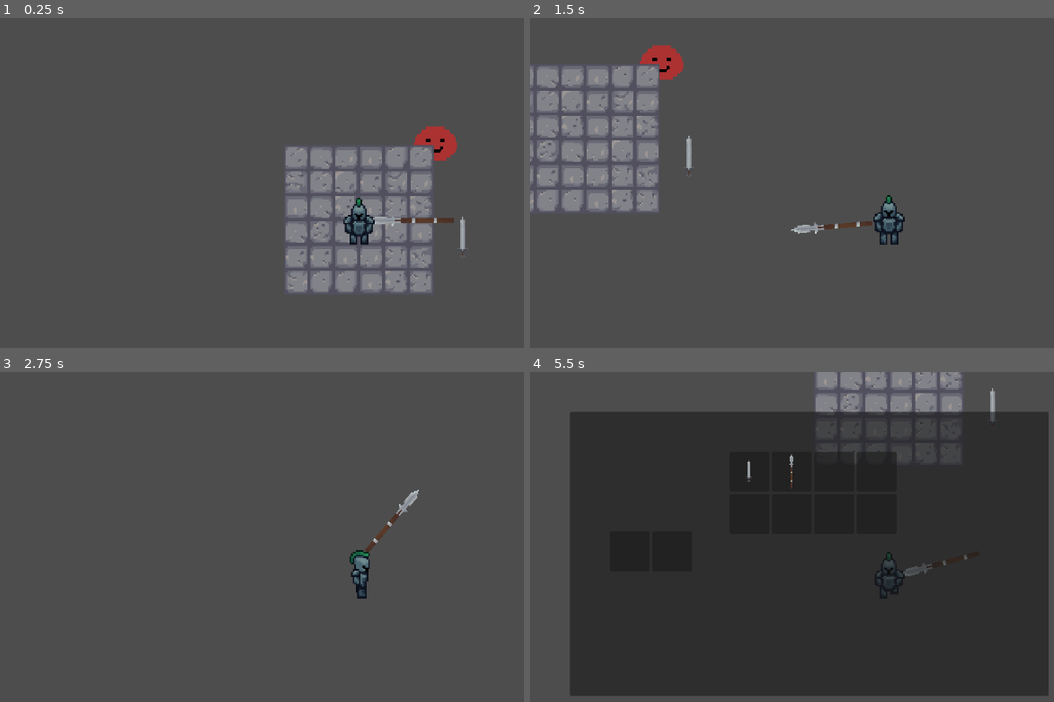
Above: before the commit, frames 1-4 (two rows, left to right).
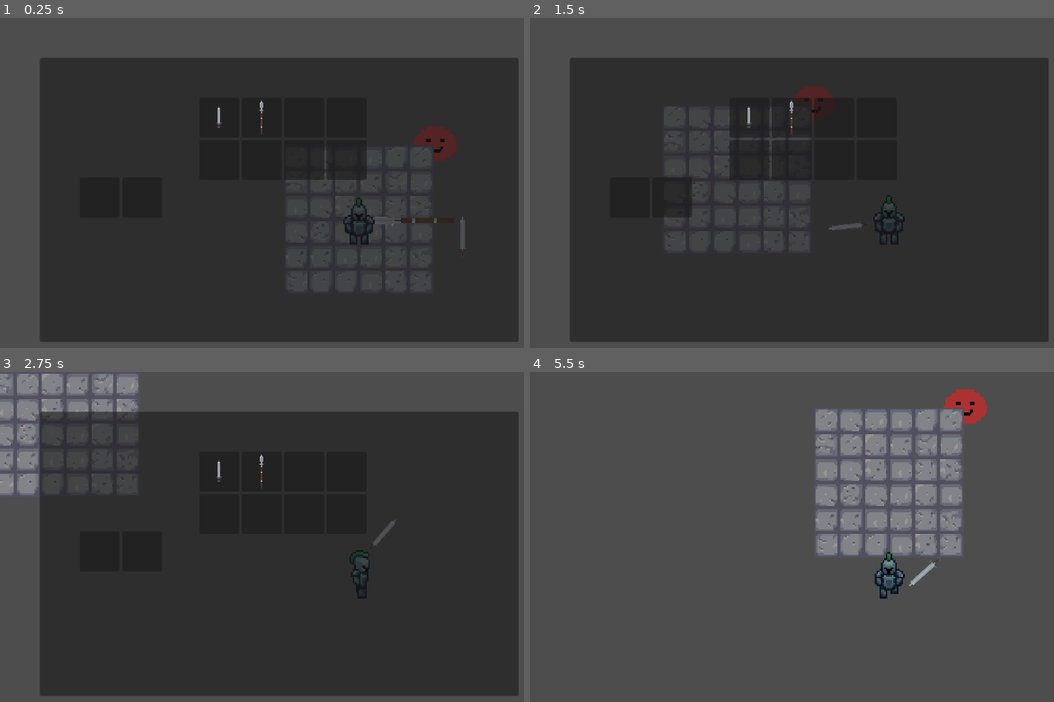
Above: after the commit, the same moments.

Repository: DyslexicWolf/HackNSlashing
Game: Godot game, scene res://Scenes/Game.tscn
Two runs of this game, one before a commit and one after it. Both use one fixed random seed, a clock stepped at 60 frames per second and the inputs below.
Inputs (mouse positions are in pixels of both pictures, inside the frame that each line leads up to):
- Up to frame 1 (0.25 s): no input
- Up to frame 2 (1.5 s): tap Enter at 0.5 s; move the mouse to (1048, 199) at 0.52 s; press the mouse at (1048, 199) at 0.53 s; hold D (move_right) 0.53-1.28 s; tap E (pickup) at 1.25 s; move the mouse to (744, 239) at 1.27 s; release the mouse at (744, 239) at 1.28 s; hold S (move_down) from 1.28 s (still down); click (744, 239) at 1.35 s
- Up to frame 3 (2.75 s): move the mouse to (429, 484) at 2.02 s; release S (move_down) at 2.03 s; hold D (move_right) from 2.03 s (still down); hold E (pickup) from 2.03 s (still down); click (429, 484) at 2.3 s
- Up to frame 4 (5.5 s): move the mouse to (854, 655) at 2.77 s; release D (move_right) at 2.78 s; release E (pickup) at 2.78 s; hold W (move_up) 2.78-3.53 s; click (854, 655) at 2.85 s; move the mouse to (outside the picture) at 3.52 s; press the mouse at (outside the picture) at 3.53 s; hold A (move_left) 3.53-5.03 s; tap I (inventory_menu) at 4.15 s; move the mouse to (671, 513) at 4.27 s; release the mouse at (671, 513) at 4.28 s; tap E (pickup) at 4.35 s; click (671, 513) at 4.55 s; move the mouse to (923, 573) at 5.02 s; press the mouse at (923, 573) at 5.03 s; hold S (move_down) from 5.03 s (still down)

The runs differ from the first frame. In frame 1, 78% of the frame differs, in the area x 7-99%, y 12-99%; in frame 2, 74%; in frame 3, 78%; in frame 4, 81%, in the area x 7-99%, y 0-99%.

Commit message:
Work in progress

Diff:
--- a/hacknslashing/Resources/ResourceBlueprints/WeaponResource.gd
+++ b/hacknslashing/Resources/ResourceBlueprints/WeaponResource.gd
@@ -9,11 +9,11 @@
 @export var attack_animation : String
 @export var animation_texture : Texture2D
 @export var idle_animation_speed : float
+#we use the attack animation speed for our attackspeed calculations
 @export var attack_animation_speed : float
 @export var base_damage : int
+@export var base_elemental_damage : int
 @export var damage_type : DamageType
-@export var base_attack_speed : float
-@export var base_elemental_damage : int
 @export var base_crit_chance : float
 
 #call this like you would call a function where you have a weapon resource variable
--- a/hacknslashing/Resources/SpearResource.tres
+++ b/hacknslashing/Resources/SpearResource.tres
@@ -12,11 +12,10 @@
 attack_animation = "Spear_attack_animation"
 animation_texture = ExtResource("2_kg2yn")
 idle_animation_speed = 1.5
-attack_animation_speed = 2.5
+attack_animation_speed = 3.0
 base_damage = 2
+base_elemental_damage = 0
 damage_type = 0
-base_attack_speed = 0.5
-base_elemental_damage = 0
 base_crit_chance = 1.8
 type = 1
 name = "Spear"
--- a/hacknslashing/Resources/SwordResource.tres
+++ b/hacknslashing/Resources/SwordResource.tres
@@ -14,8 +14,9 @@
 idle_animation_speed = 1.5
 attack_animation_speed = 2.5
 base_damage = 3
-base_attack_speed = 0.75
-base_elemental_damage = null
+base_elemental_damage = 0
+damage_type = 0
+base_attack_speed = 2.5
 base_crit_chance = 1.6
 type = 1
 name = "Sword"
--- a/hacknslashing/Scenes/Game.tscn
+++ b/hacknslashing/Scenes/Game.tscn
@@ -56,3 +56,4 @@
 pickResource = ExtResource("6_7lihs")
 
 [node name="Inventory" parent="." instance=ExtResource("7_1l0tm")]
+visible = false
--- a/hacknslashing/Scenes/Player.tscn
+++ b/hacknslashing/Scenes/Player.tscn
@@ -372,13 +372,12 @@
 
 [node name="WeaponHitBox" type="Area2D" parent="."]
 collision_mask = 2
-monitoring = false
-monitorable = false
 script = ExtResource("6_f1ek2")
 metadata/_custom_type_script = "uid://fkv3qen78uqk"
 
 [node name="CollisionPolygon2D" type="CollisionPolygon2D" parent="WeaponHitBox"]
 polygon = PackedVector2Array(3, -4, 3, -32, -4, -32, -4, -4)
+disabled = true
 
 [node name="WeaponAnimationPlayer" type="AnimationPlayer" parent="."]
 libraries = {
@@ -403,13 +402,13 @@
 [node name="HealthManager" type="Node2D" parent="."]
 script = ExtResource("2_fkybt")
 
-[node name="StatManager" type="Node2D" parent="."]
-script = ExtResource("5_7dp3o")
-
 [node name="WeaponManager" type="Node2D" parent="."]
 script = ExtResource("5_fkybt")
 equipped_weapon_data = ExtResource("14_7dp3o")
 metadata/_custom_type_script = "uid://blderps2wltnx"
+
+[node name="StatManager" type="Node2D" parent="."]
+script = ExtResource("5_7dp3o")
 
 [node name="PickupManager" type="Node2D" parent="."]
 script = ExtResource("12_ukyrk")
@@ -419,7 +418,9 @@
 [connection signal="area_exited" from="PickupHitBox" to="PickupManager" method="_on_pickup_hit_box_area_exited"]
 [connection signal="health_changed" from="HealthManager" to="." method="_on_health_changed"]
 [connection signal="health_depleted" from="HealthManager" to="." method="_on_health_depleted"]
+[connection signal="armor_changed" from="StatManager" to="HealthManager" method="_on_armor_changed"]
 [connection signal="attack_speed_changed" from="StatManager" to="WeaponManager" method="_on_attack_speed_changed"]
+[connection signal="constitution_changed" from="StatManager" to="HealthManager" method="_on_constitution_changed"]
 [connection signal="crit_chance_changed" from="StatManager" to="WeaponManager" method="_on_crit_chance_changed"]
 [connection signal="intelligence_changed" from="StatManager" to="WeaponManager" method="_on_intelligence_changed"]
 [connection signal="movement_speed_changed" from="StatManager" to="." method="_on_movement_speed_changed"]
--- a/hacknslashing/Scenes/inventory.tscn
+++ b/hacknslashing/Scenes/inventory.tscn
@@ -7,7 +7,6 @@
 [node name="Inventory" type="Node2D"]
 
 [node name="GUI" type="CanvasLayer" parent="."]
-visible = false
 script = ExtResource("1_wdn4f")
 
 [node name="Panel" type="Panel" parent="GUI"]
--- a/hacknslashing/Scripts/BaseClasses/Hitbox.gd
+++ b/hacknslashing/Scripts/BaseClasses/Hitbox.gd
@@ -1,18 +1,25 @@
+extends Area2D
 class_name HitBox
-extends Area2D
 
 enum DamageType {PHYSICAL, ELEMENTAL}
 var damage: int : set = set_damage, get = get_damage
+var elemental_damage: int : set = set_elemental_damage, get = get_elemental_damage
 var damage_type: DamageType : set = set_damage_type, get = get_damage_type
 
 func set_damage(value: int):
 	damage = value
 
-func get_damage() -> int:
-	return damage
+func set_elemental_damage(value : int):
+	elemental_damage = value
 
 func set_damage_type(type : DamageType):
 	damage_type = type
 
+func get_damage() -> int:
+	return damage
+
+func get_elemental_damage() -> int:
+	return elemental_damage
+
 func get_damage_type() -> DamageType:
 	return damage_type
--- a/hacknslashing/Scripts/BaseClasses/Hurtbox.gd
+++ b/hacknslashing/Scripts/BaseClasses/Hurtbox.gd
@@ -2,8 +2,9 @@
 extends Node2D
 
 signal received_damage(damage: int)
-
+#var hurtbox : Area2D = null
 var health = null
+#var already_hit_boxes : Array = []
 
 #connect the onareaentered fucntion to the area_entered signal (otherwise you would have to do this manually for every instance of the hurtboxes you have
 #call in _ready function in child classes
@@ -12,7 +13,16 @@
 
 #we take area2d as argument so we stay general and the doesnt error, after we check if it is a hitbox
 func _on_area_entered(hitbox: Area2D) -> void:
+	print("in area entered")
 	if  hitbox is HitBox:
 		print(self.name + " got hit")
 		health.health -= hitbox.damage
 		received_damage.emit(hitbox.damage)
+#
+#func overlapping_hitboxes() -> void:
+	#for area in hurtbox.get_overlapping_areas():
+		#if area is HitBox and !already_hit_boxes.has(area):
+			#print(self.name + " got hit")
+			#health.health -= area.damage
+			#received_damage.emit(area.damage)
+			#already_hit_boxes.append(area)
--- a/hacknslashing/Scripts/BaseClasses/InventoryItem.gd
+++ b/hacknslashing/Scripts/BaseClasses/InventoryItem.gd
@@ -14,6 +14,7 @@
 	item_data = d
 
 func _get_drag_item_data(at_position: Vector2):
+	print("in get drag")
 	set_drag_preview(make_drag_preview(at_position))
 	return self
 
--- a/hacknslashing/Scripts/BaseClasses/InventorySlot.gd
+++ b/hacknslashing/Scripts/BaseClasses/InventorySlot.gd
@@ -8,10 +8,10 @@
 signal item_unequipped(item : InventoryItem)
 signal item_equipped(item : InventoryItem)
 
+
 func initialize(t: ItemResource.Type, cms: Vector2) -> void:
 	type = t
 	custom_minimum_size = cms
-
 
 #this function checks if what we are dragging can be dropped into the slot we are hovering
 #data is the item that we are dragging around with our mouse
@@ -31,7 +31,6 @@
 		return data.item_data.type == type
 	return false
 
-
 #this function drops the item into the inventory slot after _can_drop_data has been called and returned true
 func _drop_data(at_position: Vector2, data: Variant):
 	# If there's already an item, handle swapping
--- a/hacknslashing/Scripts/BaseClasses/Weapon.gd
+++ b/hacknslashing/Scripts/BaseClasses/Weapon.gd
@@ -5,8 +5,8 @@
 @export var equipped_weapon_data : WeaponResource
 @onready var weapon_sprite = $"../WeaponSprite"
 var weapon_animation_player = null
-var attack_cooldown_timer: Timer = null
-@onready var weapon_hitbox = $"../WeaponHitBox"
+var weapon_hitbox = null
+var weapon_hitbox_shape = null
 var player_object = null
 
 var is_attacking: bool = false : set = set_is_attacking, get = get_is_attacking
@@ -14,7 +14,8 @@
 var calculated_physical_damage: int
 var calculated_elemental_damage: int
 var calculated_crit_chance: int
-var calculated_attack_speed: int
+#has to be a float for accuracy, otherwise it auto rounds to whole numbers
+var calculated_attack_animation_speed: float
 
 func set_is_attacking(value : bool):
 	is_attacking = value
@@ -31,45 +32,45 @@
 #call this in _ready function in child classes
 func _ready() -> void:
 	player_object = get_parent()
-	attack_cooldown_timer = Timer.new()
-	add_child(attack_cooldown_timer)
-	attack_cooldown_timer.one_shot = true
-	attack_cooldown_timer.timeout.connect(set_can_attack.bind(true))
 	weapon_animation_player = $"../WeaponAnimationPlayer"
+	weapon_hitbox = $"../WeaponHitBox"
+	weapon_hitbox_shape = $"../WeaponHitBox/CollisionPolygon2D"
 	_load_weapon(equipped_weapon_data)
 
 func _load_weapon(new_weapon_data : WeaponResource):
 	equipped_weapon_data = new_weapon_data
 	weapon_sprite.texture = equipped_weapon_data.animation_texture
-	attack_cooldown_timer.wait_time = equipped_weapon_data.base_attack_speed
 	weapon_animation_player.play(equipped_weapon_data.idle_animation, -1, equipped_weapon_data.idle_animation_speed, false)
 	if weapon_animation_player.animation_finished.is_connected(on_animation_finished) :
 		weapon_animation_player.animation_finished.disconnect(on_animation_finished)
 		weapon_animation_player.animation_finished.connect(on_animation_finished)
 	else :
 		weapon_animation_player.animation_finished.connect(on_animation_finished)
+	#assign a temp value, this will be overwritten once the statmanager signals trigger
 	weapon_hitbox.damage = calculated_physical_damage
 
 #call this in _physics_process function in child classes
 func _physics_process(delta : float):
 	#look into the other "action pressed" methods if this doesnt feel right
 	get_animation_specifics()
-	if Input.is_action_pressed("attack", false) && can_attack:
+	if Input.is_action_pressed("attack", false) and can_attack and !is_attacking:
 		is_attacking = true
 		can_attack = false
 		calculate_crit()
-		attack_cooldown_timer.start()
-		weapon_hitbox.monitoring = true
-		weapon_hitbox.monitorable = true
-		weapon_animation_player.play(equipped_weapon_data.attack_animation, -1, equipped_weapon_data.attack_animation_speed, false)
+		weapon_hitbox_shape.disabled = false
+		#weapon_hitbox.monitoring = true
+		#weapon_hitbox.monitorable = true
+		weapon_animation_player.play(equipped_weapon_data.attack_animation, -1, calculated_attack_animation_speed, false)
 	elif !is_attacking:
 		weapon_animation_player.play(equipped_weapon_data.idle_animation, -1, equipped_weapon_data.idle_animation_speed, false)
 
 func on_animation_finished(animation_name : String):
 	if animation_name == equipped_weapon_data.attack_animation:
-		weapon_hitbox.monitoring = false
-		weapon_hitbox.monitorable = false
+		weapon_hitbox_shape.disabled = true
+		#weapon_hitbox.monitoring = false
+		#weapon_hitbox.monitorable = false
 		is_attacking = false
+		can_attack = true
 
 func get_animation_specifics():
 	var mouse_position = get_global_mouse_position()
@@ -97,19 +98,28 @@
 	_load_weapon(weapon)
 
 func _on_strength_changed(new_value: int) -> void:
-	#this is a temporary calculation, we shouldnt add the flat amount of strength to the damage (i think)
-	calculated_physical_damage = equipped_weapon_data.base_damage + new_value
+	#temp calculation with testing values
+	var scaling_factor := 0.05
+	calculated_physical_damage = equipped_weapon_data.base_damage * (1 + new_value * scaling_factor)
 	if weapon_hitbox != null:
 		weapon_hitbox.damage = calculated_physical_damage
 
 func _on_intelligence_changed(new_value: int) -> void:
-	#this is a temporary calculation, we shouldnt add the flat amount of intelligence to the damage (i think)
-	calculated_elemental_damage = equipped_weapon_data.base_elemental_damage + new_value
+	#temp calculation with testing values
+	var scaling_factor := 0.07
+	calculated_elemental_damage = equipped_weapon_data.base_elemental_damage * (1 + new_value * scaling_factor)
+	if weapon_hitbox != null:
+		weapon_hitbox.elemental_damage = calculated_elemental_damage
 
 func _on_crit_chance_changed(new_value: int) -> void:
-	#this is a temporary calculation
-	calculated_crit_chance = equipped_weapon_data.base_crit_chance + new_value
+	#temp calculation with testing values
+	var base_value := equipped_weapon_data.base_crit_chance
+	var scaling := 0.0025
+	calculated_crit_chance = base_value + new_value * scaling
 
 func _on_attack_speed_changed(new_value: int) -> void:
-	#this is a temporary calculation
-	calculated_attack_speed = equipped_weapon_data.base_attack_speed + new_value
+	#temp calculation with testing values
+	var base_attack_rate := equipped_weapon_data.attack_animation_speed
+	var scaling := 0.01
+	calculated_attack_animation_speed = base_attack_rate * (1 + new_value * scaling)
+	print(calculated_attack_animation_speed)
--- a/hacknslashing/Scripts/Player/HealthPlayer.gd
+++ b/hacknslashing/Scripts/Player/HealthPlayer.gd
@@ -2,6 +2,7 @@
 
 var immortality: bool = false : set = set_immortality, get = get_immortality
 var immortality_timer: Timer = null
+var current_armor: int
 enum DamageType {PHYSICAL, ELEMENTAL}
 
 func _ready() -> void:
@@ -48,11 +49,20 @@
 
 
 func _on_received_damage(damage: int, damage_type: DamageType) -> void:
-	#calculate the damage taken here based on damage type and damage amount
+	#temp calculation with testing values
 	if damage_type == DamageType.PHYSICAL:
-		print("i just took physical damage, awtch")
+		var mitigation := current_armor / (current_armor + 100.0)
+		var reduced_damage := damage * (1 - mitigation)
+		health -= reduced_damage
+	elif damage_type == DamageType.ELEMENTAL:
+		#Elemental resistance can be added here if wanted
 		health -= damage
 
-	if damage_type == DamageType.ELEMENTAL:
-		print("i just took elemental damage, goddamn")
-		health -= damage
+func _on_constitution_changed(new_value: int) -> void:
+	#temp calculation with testing values
+	var base_health := 20
+	var scaling := 10
+	max_health = base_health + new_value * scaling
+
+func _on_armor_changed(new_value: int) -> void:
+	current_armor = new_value
--- a/hacknslashing/Scripts/Player/Player.gd
+++ b/hacknslashing/Scripts/Player/Player.gd
@@ -42,4 +42,5 @@
 
 func _on_movement_speed_changed(new_value: int) -> void:
 	#temporary calculation
-	speed += new_value
+	#speed += new_value
+	pass
--- a/hacknslashing/Scripts/Player/StatManager.gd
+++ b/hacknslashing/Scripts/Player/StatManager.gd
@@ -15,6 +15,8 @@
 
 var armor: int : set = set_armor, get = get_armor
 var movement_speed: int : set = set_movement_speed, get = get_movement_speed
+#this value changes the attack animation speed, which intern makes the character attack faster or slower
+#we DO NOT have an attackspeed value in other scripts, look for attack animation speed
 var attack_speed: int : set = set_attack_speed, get = get_attack_speed
 var crit_chance: int : set = set_crit_chance, get = get_attack_speed
 
@@ -104,7 +106,7 @@
 	luck = 10
 	armor = 15
 	movement_speed = 130
-	attack_speed = 1
+	attack_speed = 0
 	crit_chance = 5
 
 
--- a/hacknslashing/Scripts/Slime/HitboxSlime.gd
+++ b/hacknslashing/Scripts/Slime/HitboxSlime.gd
@@ -2,4 +2,5 @@
 
 func _ready() -> void:
 	damage = 1
+	elemental_damage = 0
 	damage_type = DamageType.PHYSICAL
